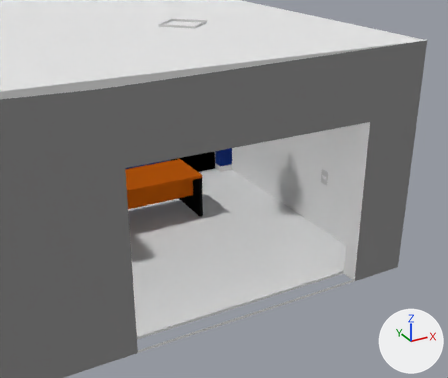
A saved change to the Blender file Game-1/game1.blend.
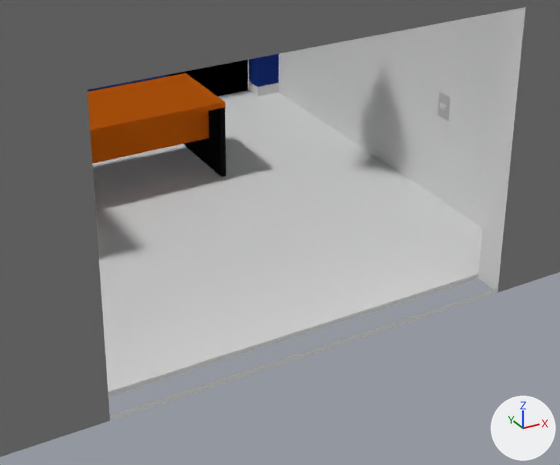
Each version appears first whole from a camera (50 mm lens) standing at (-16.45, -3.4, 9.0) and looking at (-10.33, 7.74, 3.43), and next in a close-up on the part from 17% to 87% of the width and 31% to 100% of the height. Lighting does not change. The marker at lower right points along +X, +Y and +Z.

Names of what the first close-up shows: 'escritorio', 'mesa1', 'porta_desl_dro'.
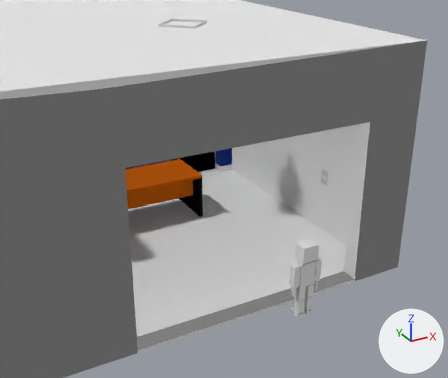
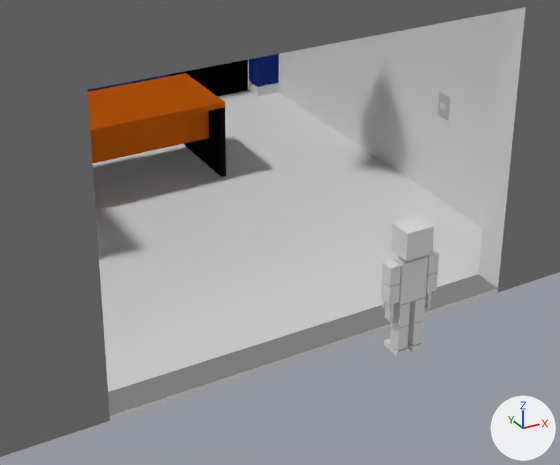
Changed parts and their boxes [x1, y1, x2, y2] in the close-ups (560 x 465 px):
'player.001', added
    after: [381, 216, 439, 357]
part 1 of me_plane_001, added
    after: [108, 274, 498, 416]

What the commit changed:
me_plane_001 has 127 vertices, 81 faces and spans x -0.06..0.06, y -0.04..0.04, z 0.0..3.29.
me_plane_001 is used by ob_escritorio; location (-12.91, 16.21, 0.06); rotation (0.0, 0.0, 3.142), in degrees (0, 0, 180); scale (124.0, 224.0, 1.9).
Verts and faces of me_plane_001; kept vertices keep their numbers, new ones are numbered from 127.
Before the commit, vertices of me_plane_001: 123 (0.0, 0.04, 0.04), 124 (-0.05, 0.04, 0.04) at pixel (478, 274), 125 (0.0, 0.04, 0.04) at pixel (109, 415), 126 (-0.05, 0.04, 0.04) at pixel (497, 288).
Part 1, on me_plane_001:
New faces: (123, 125, 126, 124).
Mesh me_cube_059 is new.
It has 344 vertices, 258 faces and spans x -4.82..4.8, y -1.86..2.27, z -7.11..7.05.
Object 'player.001' (ob_player_001) is new; it shows me_cube_059.
Its location is (-9.14, 6.15, 1.6).
Its scale is (0.0749, 0.0882, 0.128).
